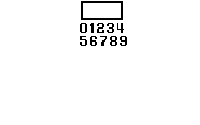
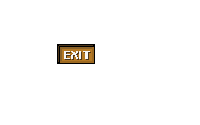
Layered file, before and after one edit (200 × 125). Changes by layer:
added group "Exit" with 8 layers above "Play kopiera 2" over <box>57,44,96,65</box>
added layer "Lager 1" (1st of 2, in "Exit") in group "Exit" over <box>58,45,96,65</box>
added layer "Lager 33 kopiera 2" in group "Exit" over <box>64,51,90,59</box>
added layer "Lager 33" (1st of 4, in "Exit") in group "Exit" over <box>65,52,91,60</box>
added layer "Lager 6" (1st of 2, in "Exit") in group "Exit" over <box>58,45,93,62</box>
added layer "Lager 5" (1st of 2, in "Exit") in group "Exit" over <box>57,44,95,64</box>
added layer "Lager 4" (1st of 2, in "Exit") in group "Exit" over <box>60,47,92,61</box>
added layer "Lager 3" (1st of 2, in "Exit") in group "Exit" over <box>60,47,94,63</box>
added layer "Lager 2" (1st of 2, in "Exit") in group "Exit" over <box>60,47,94,63</box>
hid group "Clock" (11 layers) over <box>80,1,127,46</box>
